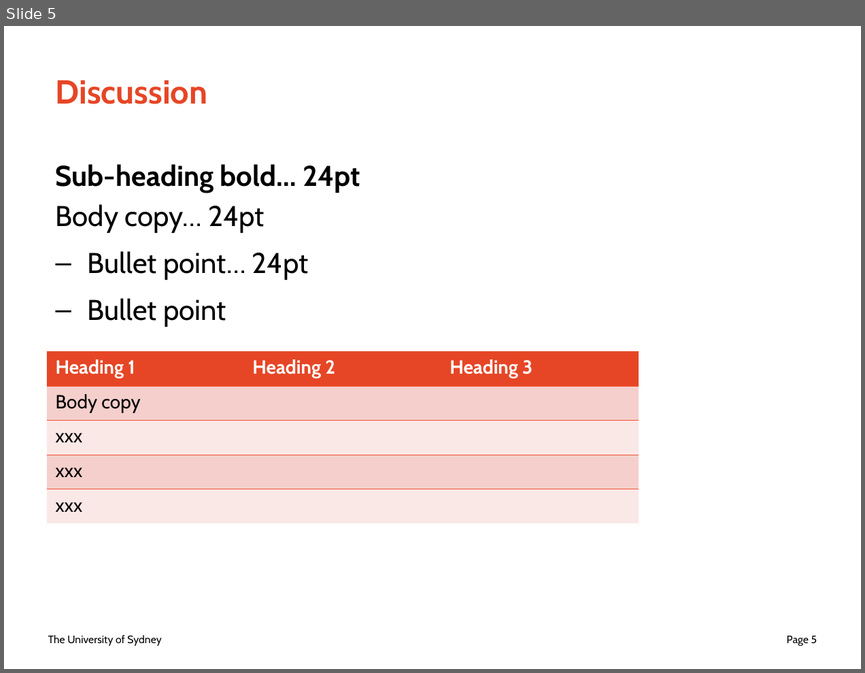
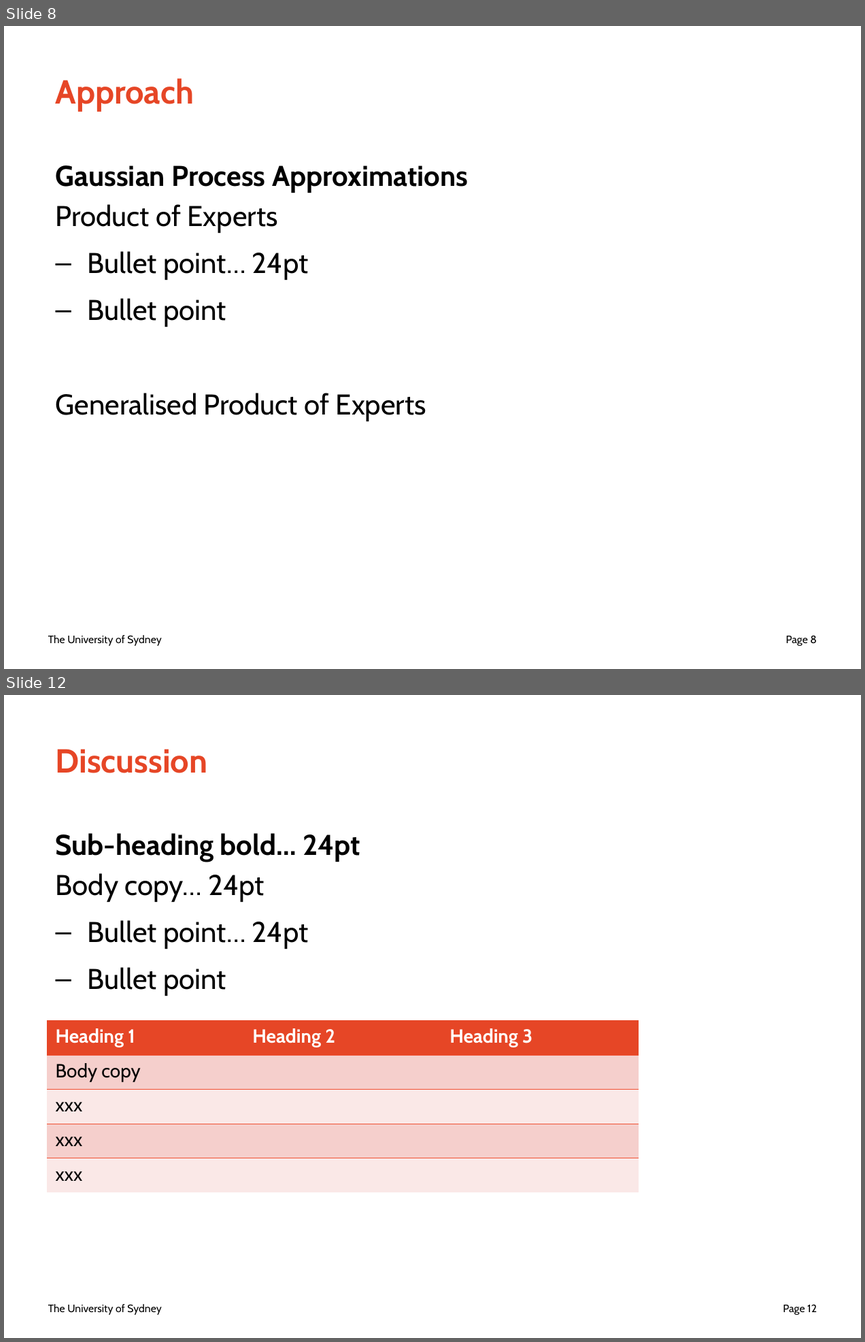
Before and after one commit to juicetin/honours, a slide deck: prez/honours_prez.odp. Shown one above the other, each under a label of ours: slide 5 before the commit, slides 8 and 12 after it; the slides between them are not shown. The pictures are 865x673 and 865x1342 pixels, drawn with LibreOffice and Linux fonts; fonts in the diff are those of the drawing. Boxes give left, top, right and bottom in pixels: in the first picture for what was removed or moved away, otherwise in the second. Text is boxed around its words. In the diff, an @@ line names an element or a change of style, - is before the commit and + after.

```diff
--- a/prez/honours_prez.odp
+++ b/prez/honours_prez.odp
@@ slide 8 added at [4, 26, 861, 669], background #FFFFFF; not listed: 2 template elements that a slide beside it also shows @@
@@ title added at [56, 78, 194, 111], 28 pt, text #E64626, bold @@
+Approach
@@ text added at [56, 165, 468, 421], 24 pt, text #000000 @@
+Gaussian Process Approximations
+Product of Experts
+– Bullet point… 24pt
+– Bullet point
+Generalised Product of Experts
@@ what was slide 5 is now slide 12 @@
@@ page number at [783, 1304, 817, 1314]: text changed @@
-Page 5
+Page 12
```
Also in this commit, not shown: 2 slides changed, 8 other slides added, 2 slides removed.
